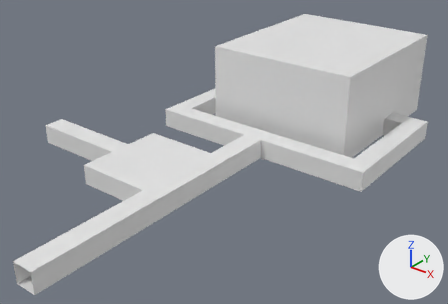
The FBX model Assets/Models/LevelModels/Level2.fbx, before and after one commit.
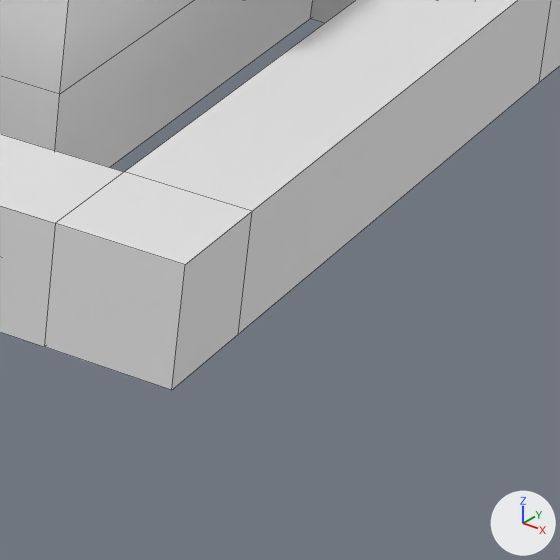
Each version is shown whole from a camera (50 mm lens) standing at (130.7, -80.2, 41.9) and looking at (78.1, -14.4, 1.1), then close up on the part from 75% to 94% of the width and 43% to 72% of the height. Every picture has the same lights, and +X, +Y and +Z are marked at lower right. The last two pictures show the newer version. The close-ups show mesh edges as thin lines. Where no turn or scale is listed for an object, it has been applied to the vertices.

Objects in the first close-up: 'Level 2'.
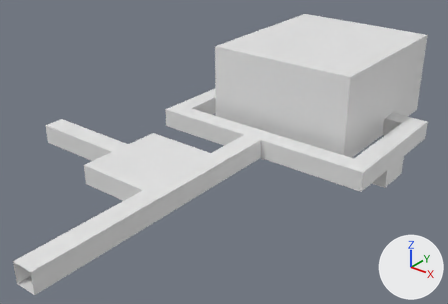
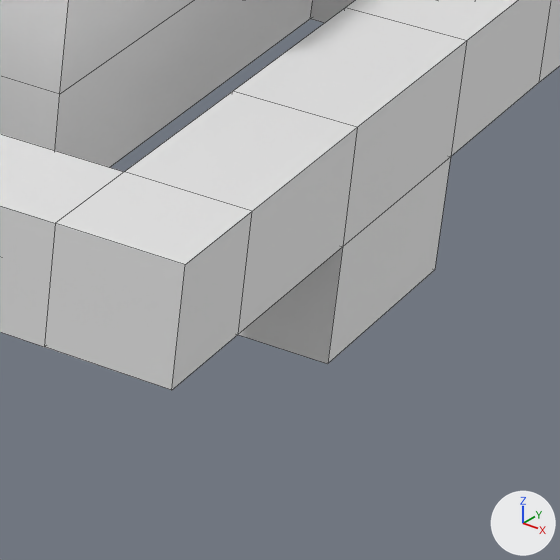
Boxes [x1, y1, x2, y2] around the edits, measured in the close-ups (560 x 560 px):
part 1 of me_plane_004, built on: before [125, 0, 551, 334]; after [125, 0, 551, 364]

Edits to the bpy script that builds the scene:
```text
Change me_plane_004:
    used by ob_level_2; location = (81.07, -51.61, 0.0)
    remove me_plane_004.from_pydata(...)  # 204 vertices, 191 faces; spans x -28.5..18.1, y -0.3..73.3, z -8.3..14.0
    add me_plane_004.from_pydata(...)  # 216 vertices, 203 faces; spans x -28.5..18.1, y -0.3..73.3, z -8.3..14.0
    me_plane_004 part 1
    4 faces are deleted
    12 vertices are added at x 15.1..18.1, y 48.7..54.5, z -2.8..3.2
    16 new faces join them
```
